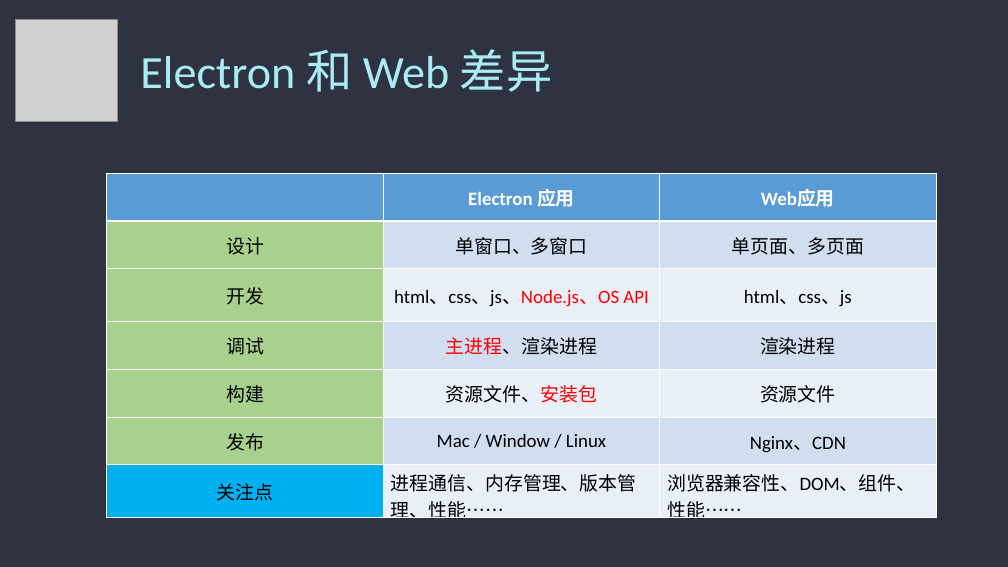
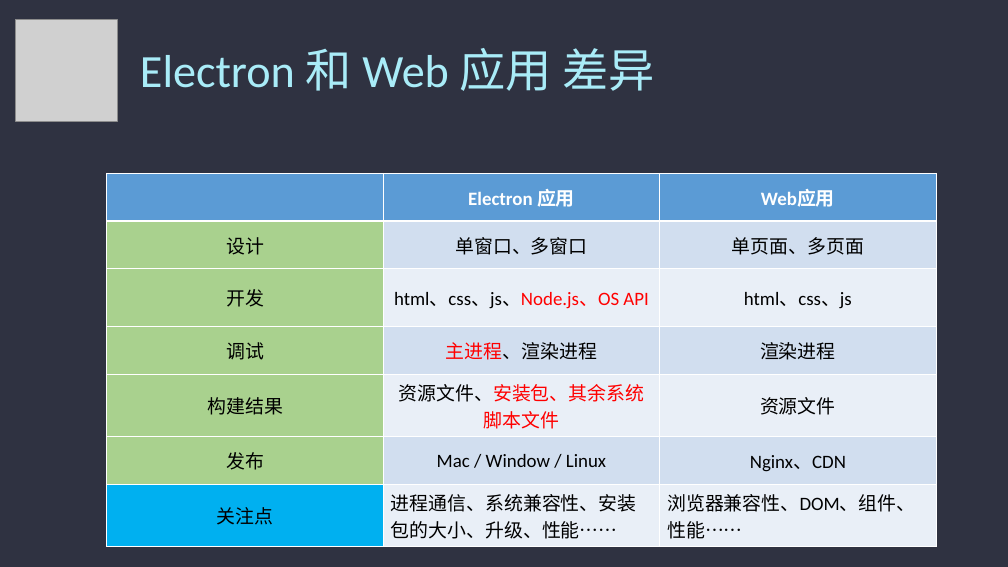
Before and after one commit to admiral20/electron-quick-start, a slide deck: slide 9 of ppt/electron.pptx. Drawn at 1008x567 pixels with LibreOffice and Linux fonts; fonts in the diff are those of the drawing; grey boxes stand for pictures. Boxes give left, top, right and bottom in pixels: in the first picture for what was removed or moved away, otherwise in the second. Text is boxed around its words. In the diff, an @@ line names an element or a change of style, - is before the commit and + after.

```diff
--- a/ppt/electron.pptx
+++ b/ppt/electron.pptx
@@ text at bbox=[140, 48, 654, 91]: text changed @@
-Electron 和 Web 差异
+Electron 和 Web 应用 差异
@@ table at bbox=[107, 173, 937, 543] @@
-row 5, column 1: 构建
+row 5, column 1: 构建结果
-row 5, column 2: 资源文件、安装包
+row 5, column 2: 资源文件、安装包、其余系统脚本文件
-row 7, column 2: 进程通信、内存管理、版本管理、性能……
+row 7, column 2: 进程通信、系统兼容性、安装包的大小、升级、性能……
```
Also in this commit, not shown: 10 other slides changed, 1 other file.
